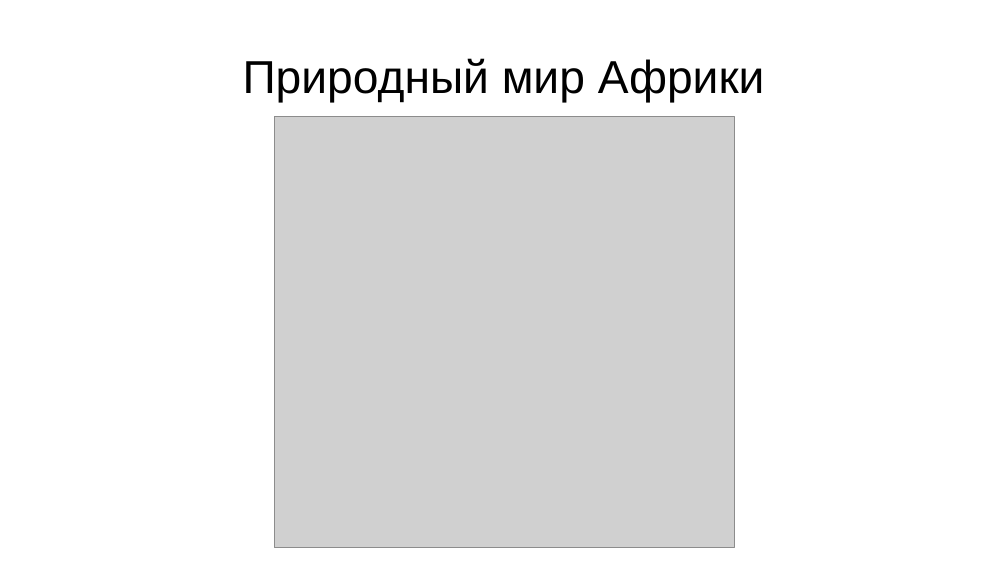
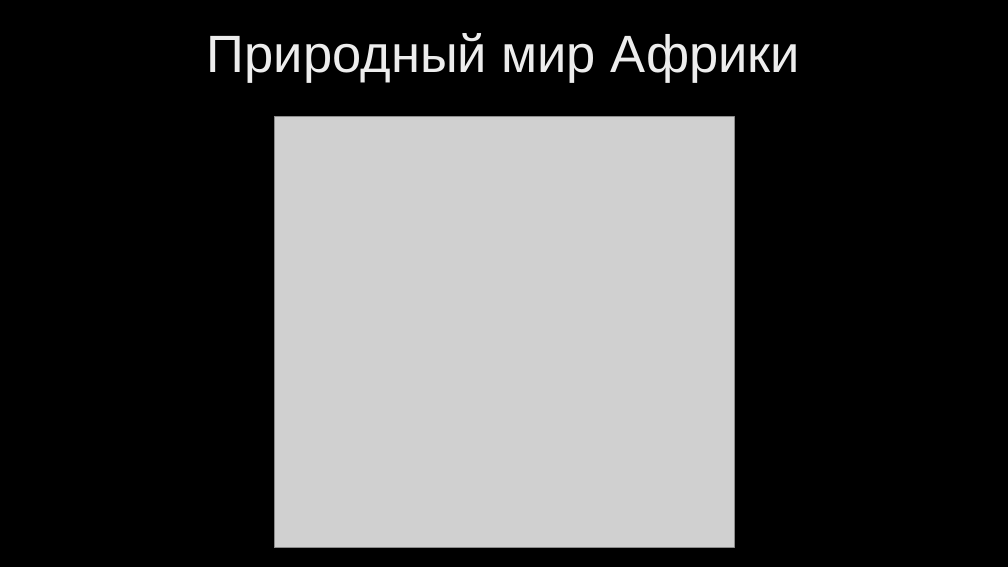
Before and after one commit to belov-anatoly/afrique, a slide deck: slide 3 of Африка_презентация.pptx. Drawn at 1008x567 pixels with LibreOffice and Linux fonts; fonts in the diff are those of the drawing; grey boxes stand for pictures; background and template pictures are left out. Boxes give left, top, right and bottom in pixels: in the first picture for what was removed or moved away, otherwise in the second. Text is boxed around its words. In the diff, an @@ line names an element or a change of style, - is before the commit and + after.

```diff
--- a/Африка_презентация.pptx
+++ b/Африка_презентация.pptx
@@ background #FFFFFF to picture (left out) @@
@@ title "Природный мир Африки": place and size @@
-title "Природный мир Африки" at [243,58,765,102]
+title "Природный мир Африки" at [207,33,801,83]
@@ title "Природный мир Африки" at [207,33,801,83]: size 44 to 50 pt, text colour #000000 to gradient #BFBFBF to #EDEDED to #FFFFFF @@
```
Also in this commit, not shown: 17 other slides changed, 1 slide added.
